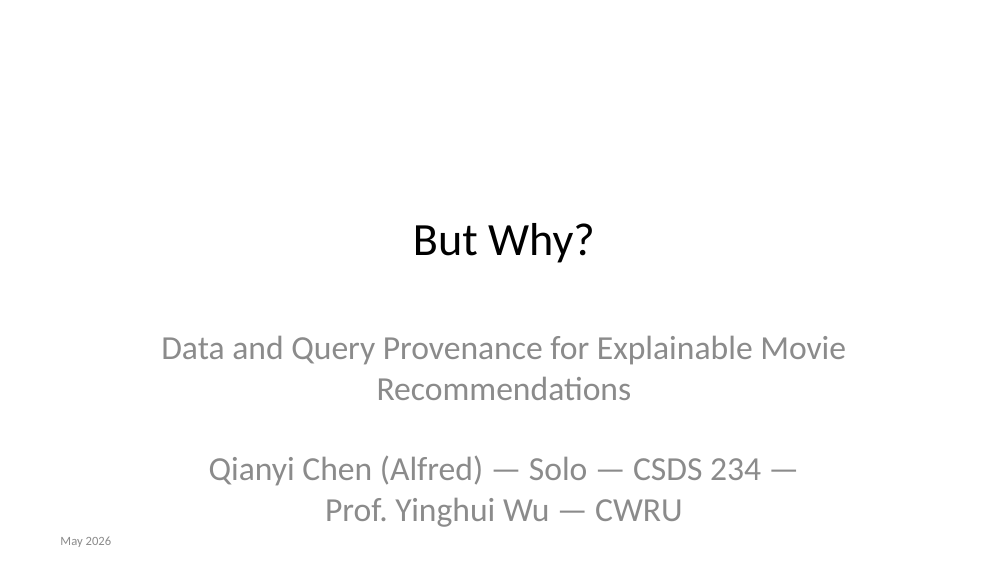
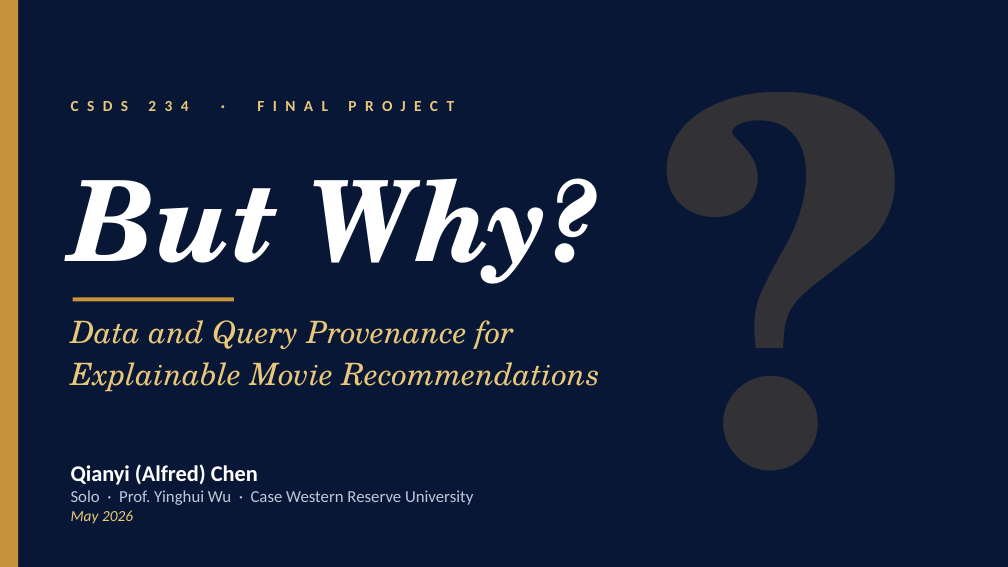
Before and after one commit to Alfred-Chen-04/csds234-final-project, a slide deck: slide 1 of CSDS234_Qianyi_slides.pptx. Drawn at 1008x567 pixels with LibreOffice and Linux fonts; fonts in the diff are those of the drawing. Boxes give left, top, right and bottom in pixels: in the first picture for what was removed or moved away, otherwise in the second. Text is boxed around its words. In the diff, an @@ line names an element or a change of style, - is before the commit and + after.

```diff
--- a/CSDS234_Qianyi_slides.pptx
+++ b/CSDS234_Qianyi_slides.pptx
@@ background #FFFFFF to #081735 @@
@@ rectangle added at <box>0,0,18,566</box>, fill #C8943B @@
@@ text added at <box>554,0,1008,564</box>, 360 pt, text #C8943B at 22% opacity, bold @@
+?
@@ text added at <box>71,86,675,126</box>, 11 pt, text #E8C77A, bold @@
+CSDS 234 · FINAL PROJECT
@@ text "But Why?": place and size @@
-text "But Why?" at <box>413,223,595,263</box>
+text "But Why?" at <box>71,178,601,298</box>
@@ text "But Why?" at <box>71,178,601,298</box>: size 33 to 80 pt, font Calibri to TeX Gyre Schola, text colour #000000 to #FFFFFF, bold on, italic on; alignment centre to left @@
@@ rectangle added at <box>73,297,234,301</box>, fill #C8943B @@
@@ text at <box>71,320,600,392</box>: text changed; size 24 to 22 pt; font Calibri to TeX Gyre Schola; text colour #8C8C8C to #E8C77A; italic on @@
-Data and Query Provenance for Explainable Movie Recommendations
-Qianyi Chen (Alfred) — Solo — CSDS 234 — Prof. Yinghui Wu — CWRU
+Data and Query Provenance for
+Explainable Movie Recommendations
@@ text added at <box>71,464,473,524</box>, 12 pt, text #BFC8DA @@
+Qianyi (Alfred) Chen
+Solo · Prof. Yinghui Wu · Case Western Reserve University
+May 2026
@@ text removed at <box>60,536,112,547</box> @@
-May 2026
```
Also in this commit, not shown: 8 other slides changed, 1 slide added, 8 slides removed, 6 other files.
